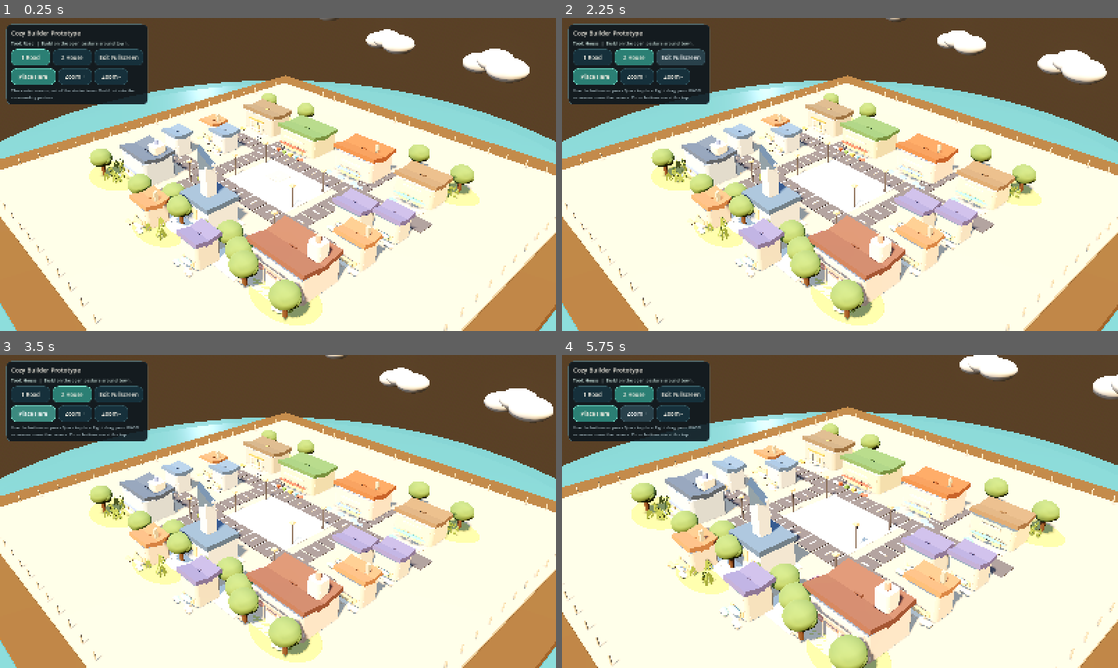
Above: before the commit, frames 1-4 (two rows, left to right).
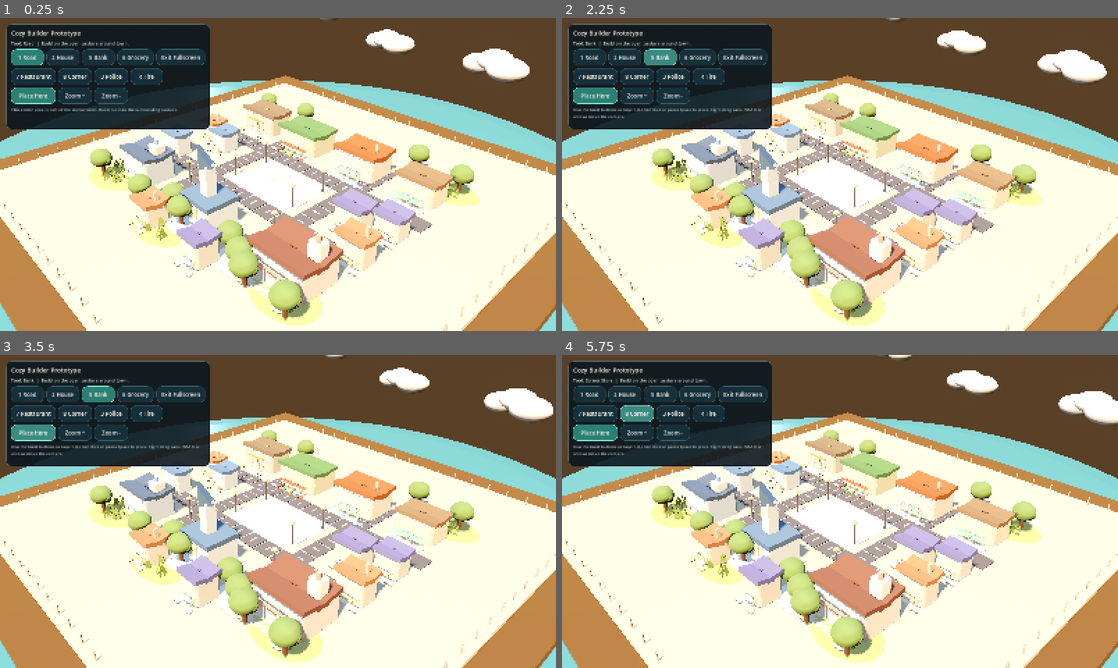
Above: after the commit, the same moments.

Repository: johnswaffles/my-backend-api
Game: Godot game, scene res://scenes/Main.tscn
The game is run twice, just before and just after one commit, with the same random seed, the same clock (stepped at 60 frames per second) and the same inputs.
Inputs (mouse positions are in pixels of both pictures, inside the frame that each line leads up to):
- Up to frame 1 (0.25 s): no input
- Up to frame 2 (2.25 s): click "1 Road" at 0.5 s; click "2 House" at 1.25 s; click (662, 58) at 2 s, where only the run after the commit has a clickable "5 Bank"
- Up to frame 3 (3.5 s): click "Place Here" at 2.75 s
- Up to frame 4 (5.75 s): click (695, 395) at 3.5 s, where only the run after the commit has a clickable "6 Grocery"; click (595, 414) at 4.25 s, where only the run after the commit has a clickable "7 Restaurant"; click (639, 414) at 5 s, where only the run after the commit has a clickable "8 Corner"

The runs differ from the first frame. In frame 1, 7.9% of the frame differs, in the area x 1-38%, y 1-36%; in frame 2, 8.4%; in frame 3, 8.4%; in frame 4, 42%, in the area x 0-100%, y 0-100%.

Commit message:
Add placeable Godot building tools

Diff:
--- a/cozy-builder-godot/scripts/main.gd
+++ b/cozy-builder-godot/scripts/main.gd
@@ -5,6 +5,32 @@
 const PAN_SPEED := 0.018
 const BUILD_TOOL_ROAD := "road"
 const BUILD_TOOL_HOUSE := "house"
+const BUILD_TOOL_POLICE := "police"
+const BUILD_TOOL_FIRE := "fire"
+const BUILD_TOOL_BANK := "bank"
+const BUILD_TOOL_GROCERY := "grocery"
+const BUILD_TOOL_RESTAURANT := "restaurant"
+const BUILD_TOOL_CORNER_STORE := "corner_store"
+const BUILD_TOOL_SEQUENCE := [
+	BUILD_TOOL_ROAD,
+	BUILD_TOOL_HOUSE,
+	BUILD_TOOL_POLICE,
+	BUILD_TOOL_FIRE,
+	BUILD_TOOL_BANK,
+	BUILD_TOOL_GROCERY,
+	BUILD_TOOL_RESTAURANT,
+	BUILD_TOOL_CORNER_STORE,
+]
+const BUILD_TOOL_LABELS := {
+	BUILD_TOOL_ROAD: "Road",
+	BUILD_TOOL_HOUSE: "House",
+	BUILD_TOOL_POLICE: "Police",
+	BUILD_TOOL_FIRE: "Fire",
+	BUILD_TOOL_BANK: "Bank",
+	BUILD_TOOL_GROCERY: "Grocery",
+	BUILD_TOOL_RESTAURANT: "Restaurant",
+	BUILD_TOOL_CORNER_STORE: "Corner Store",
+}
 
 @onready var grid_root: Node3D = $GridRoot
 @onready var building_root: Node3D = $BuildingRoot
@@ -50,14 +76,12 @@
 var _grass_clumps: Array[Node3D] = []
 var _hover_indicator: MeshInstance3D
 var _ghost_root: Node3D
-var _ghost_road: Node3D
-var _ghost_house: Node3D
+var _ghost_nodes: Dictionary = {}
 var _hud_layer: CanvasLayer
 var _hud_panel: Control
 var _tool_status_label: Label
 var _hint_label: Label
-var _road_button: Button
-var _house_button: Button
+var _tool_buttons: Dictionary = {}
 var _fullscreen_button: Button
 var _place_button: Button
 var _zoom_in_button: Button
@@ -93,6 +117,18 @@
 				_set_build_tool(BUILD_TOOL_ROAD)
 			KEY_2:
 				_set_build_tool(BUILD_TOOL_HOUSE)
+			KEY_3:
+				_set_build_tool(BUILD_TOOL_POLICE)
+			KEY_4:
+				_set_build_tool(BUILD_TOOL_FIRE)
+			KEY_5:
+				_set_build_tool(BUILD_TOOL_BANK)
+			KEY_6:
+				_set_build_tool(BUILD_TOOL_GROCERY)
+			KEY_7:
+				_set_build_tool(BUILD_TOOL_RESTAURANT)
+			KEY_8:
+				_set_build_tool(BUILD_TOOL_CORNER_STORE)
 			KEY_SPACE, KEY_ENTER:
 				_try_place_hovered_tile()
 			KEY_F:
@@ -167,11 +203,10 @@
 	_ghost_root.visible = false
 	add_child(_ghost_root)
 
-	_ghost_road = _spawn_road_tile(Vector3.ZERO, true)
-	_ghost_root.add_child(_ghost_road)
-
-	_ghost_house = _spawn_house_tile(Vector3.ZERO, true)
-	_ghost_root.add_child(_ghost_house)
+	for tool in BUILD_TOOL_SEQUENCE:
+		var ghost := _spawn_tool_preview(tool)
+		_ghost_nodes[tool] = ghost
+		_ghost_root.add_child(ghost)
 
 
 func _build_hud() -> void:
@@ -182,8 +217,8 @@
 	margin.set_anchors_preset(Control.PRESET_TOP_LEFT)
 	margin.offset_left = 18
 	margin.offset_top = 18
-	margin.offset_right = 420
-	margin.offset_bottom = 220
+	margin.offset_right = 560
+	margin.offset_bottom = 320
 	_hud_layer.add_child(margin)
 
 	var panel := PanelContainer.new()
@@ -206,27 +241,29 @@
 	_tool_status_label.add_theme_font_size_override("font_size", 13)
 	stack.add_child(_tool_status_label)
 
-	var button_row := HBoxContainer.new()
-	button_row.add_theme_constant_override("separation", 8)
-	stack.add_child(button_row)
-
-	_road_button = Button.new()
-	_road_button.text = "1 Road"
-	_road_button.custom_minimum_size = Vector2(112, 0)
-	_road_button.pressed.connect(_set_build_tool.bind(BUILD_TOOL_ROAD))
-	button_row.add_child(_road_button)
-
-	_house_button = Button.new()
-	_house_button.text = "2 House"
-	_house_button.custom_minimum_size = Vector2(112, 0)
-	_house_button.pressed.connect(_set_build_tool.bind(BUILD_TOOL_HOUSE))
-	button_row.add_child(_house_button)
+	var civic_row := HBoxContainer.new()
+	civic_row.add_theme_constant_override("separation", 8)
+	stack.add_child(civic_row)
+
+	_add_tool_button(civic_row, BUILD_TOOL_ROAD, "1 Road", 94)
+	_add_tool_button(civic_row, BUILD_TOOL_HOUSE, "2 House", 94)
+	_add_tool_button(civic_row, BUILD_TOOL_BANK, "5 Bank", 94)
+	_add_tool_button(civic_row, BUILD_TOOL_GROCERY, "6 Grocery", 104)
 
 	_fullscreen_button = Button.new()
 	_fullscreen_button.text = "Exit Fullscreen"
 	_fullscreen_button.custom_minimum_size = Vector2(140, 0)
 	_fullscreen_button.pressed.connect(_exit_fullscreen)
-	button_row.add_child(_fullscreen_button)
+	civic_row.add_child(_fullscreen_button)
+
+	var service_row := HBoxContainer.new()
+	service_row.add_theme_constant_override("separation", 8)
+	stack.add_child(service_row)
+
+	_add_tool_button(service_row, BUILD_TOOL_RESTAURANT, "7 Restaurant", 116)
+	_add_tool_button(service_row, BUILD_TOOL_CORNER_STORE, "8 Corner", 96)
+	_add_tool_button(service_row, BUILD_TOOL_POLICE, "3 Police", 96)
+	_add_tool_button(service_row, BUILD_TOOL_FIRE, "4 Fire", 92)
 
 	var action_row := HBoxContainer.new()
 	action_row.add_theme_constant_override("separation", 8)
@@ -252,21 +289,19 @@
 
 	_hint_label = Label.new()
 	_hint_label.autowrap_mode = TextServer.AUTOWRAP_WORD_SMART
-	_hint_label.custom_minimum_size = Vector2(300, 0)
+	_hint_label.custom_minimum_size = Vector2(460, 0)
 	_hint_label.add_theme_color_override("font_color", Color("a9bec5"))
 	_hint_label.add_theme_font_size_override("font_size", 12)
-	_hint_label.text = "Use the buttons or press Space to place. Right drag pans. WASD or arrows move the camera. Zoom buttons are at the top."
+	_hint_label.text = "Use the build buttons or keys 1-8, then click or press Space to place. Right drag pans. WASD or arrows move the camera."
 	stack.add_child(_hint_label)
 
 
 func _refresh_tool_ui() -> void:
 	if _tool_status_label:
-		var tool_name := "Road" if _build_tool == BUILD_TOOL_ROAD else "House"
+		var tool_name := _tool_name(_build_tool)
 		_tool_status_label.text = "Tool: %s  |  Build on the open pasture around town." % [tool_name]
-	if _road_button:
-		_style_tool_button(_road_button, _build_tool == BUILD_TOOL_ROAD)
-	if _house_button:
-		_style_tool_button(_house_button, _build_tool == BUILD_TOOL_HOUSE)
+	for tool in _tool_buttons.keys():
+		_style_tool_button(_tool_buttons[tool], _build_tool == tool)
 	if _fullscreen_button:
 		_style_tool_button(_fullscreen_button, false)
 	if _place_button:
@@ -276,8 +311,8 @@
 	if _zoom_out_button:
 		_style_tool_button(_zoom_out_button, false)
 	if _ghost_root:
-		_ghost_road.visible = _build_tool == BUILD_TOOL_ROAD
-		_ghost_house.visible = _build_tool == BUILD_TOOL_HOUSE
+		for tool in _ghost_nodes.keys():
+			_ghost_nodes[tool].visible = _build_tool == tool
 
 
 func _style_tool_button(button: Button, selected: bool) -> void:
@@ -321,12 +356,12 @@
 	_hover_indicator.material_override = _hover_material_valid if valid else _hover_material_invalid
 	_ghost_root.visible = true
 	_ghost_root.position = world
-	_ghost_road.visible = _build_tool == BUILD_TOOL_ROAD
-	_ghost_house.visible = _build_tool == BUILD_TOOL_HOUSE
+	for tool in _ghost_nodes.keys():
+		_ghost_nodes[tool].visible = _build_tool == tool
 
 	if _hint_label:
 		if valid:
-			_hint_label.text = "Cell %d, %d is open. Left click to place a %s." % [cell.x + 1, cell.y + 1, _build_tool]
+			_hint_label.text = "Cell %d, %d is open. Left click to place a %s." % [cell.x + 1, cell.y + 1, _tool_name(_build_tool).to_lower()]
 		elif is_reserved:
 			_hint_label.text = "This center area is part of the starter town. Build out into the surrounding pasture."
 		else:
@@ -340,7 +375,7 @@
 	if _ghost_root:
 		_ghost_root.visible = false
 	if _hint_label:
-		_hint_label.text = "Use the buttons or press Space to place. Right drag pans. WASD or arrows move the camera. Zoom buttons are at the top."
+		_hint_label.text = "Use the build buttons or keys 1-8, then click or press Space to place. Right drag pans. WASD or arrows move the camera."
 
 
 func _pick_grid_cell(mouse_position: Vector2) -> Dictionary:
@@ -384,12 +419,89 @@
 		placed = _spawn_road_tile(world, false)
 		grid_root.add_child(placed)
 	else:
-		placed = _spawn_house_tile(world, false)
-		building_root.add_child(placed)
+		placed = _spawn_building_for_tool(_build_tool, world)
 
 	_occupied_cells[key] = _build_tool
 	_placed_nodes[key] = placed
 	_update_hover_from_mouse()
+
+
+func _tool_name(tool: String) -> String:
+	return BUILD_TOOL_LABELS.get(tool, "Building")
+
+
+func _add_tool_button(container: HBoxContainer, tool: String, label: String, width: float) -> void:
+	var button := Button.new()
+	button.text = label
+	button.custom_minimum_size = Vector2(width, 0)
+	button.pressed.connect(_set_build_tool.bind(tool))
+	container.add_child(button)
+	_tool_buttons[tool] = button
+
+
+func _spawn_tool_preview(tool: String) -> Node3D:
+	if tool == BUILD_TOOL_ROAD:
+		return _spawn_road_tile(Vector3.ZERO, true)
+	if tool == BUILD_TOOL_HOUSE:
+		return _spawn_house_tile(Vector3.ZERO, true)
+
+	return _spawn_generic_building_preview(tool)
+
+
+func _spawn_generic_building_preview(tool: String) -> Node3D:
+	var root := Node3D.new()
+	var pad_material := _ghost_base_material
+	var wall_material := _ghost_base_material
+	var accent_material := _ghost_accent_material
+	var body_size := Vector3(0.82, 0.8, 0.74)
+	var roof_size := Vector3(0.9, 0.18, 0.84)
+
+	match tool:
+		BUILD_TOOL_POLICE:
+			body_size = Vector3(0.88, 0.88, 0.78)
+			roof_size = Vector3(0.94, 0.18, 0.86)
+		BUILD_TOOL_FIRE:
+			body_size = Vector3(0.92, 0.9, 0.82)
+			roof_size = Vector3(0.98, 0.18, 0.9)
+		BUILD_TOOL_BANK:
+			body_size = Vector3(0.84, 0.8, 0.72)
+			roof_size = Vector3(0.92, 0.18, 0.82)
+		BUILD_TOOL_GROCERY:
+			body_size = Vector3(0.96, 0.74, 0.82)
+			roof_size = Vector3(1.0, 0.14, 0.88)
+		BUILD_TOOL_RESTAURANT:
+			body_size = Vector3(0.9, 0.76, 0.78)
+			roof_size = Vector3(0.98, 0.18, 0.9)
+		BUILD_TOOL_CORNER_STORE:
+			body_size = Vector3(0.82, 0.74, 0.7)
+			roof_size = Vector3(0.9, 0.16, 0.8)
+
+	_add_box(Vector3(0.0, 0.02, 0.0), Vector3(0.98, 0.04, 0.98), pad_material, root)
+	_add_soft_block(Vector3(0.0, body_size.y * 0.5 + 0.05, 0.0), body_size, wall_material, root, 0.14)
+	_add_gabled_roof(Vector3(0.0, body_size.y + 0.16, 0.0), roof_size, accent_material, root, 9.0)
+	_add_round_canopy(Vector3(0.0, 0.34, body_size.z * 0.56), Vector3(body_size.x * 0.74, 0.12, 0.18), accent_material, root)
+	return root
+
+
+func _spawn_building_for_tool(tool: String, world_position: Vector3) -> Node3D:
+	var variant := randi() % 10
+	match tool:
+		BUILD_TOOL_HOUSE:
+			return _add_village_house_variant(world_position, variant)
+		BUILD_TOOL_POLICE:
+			return _add_police_station_variant(world_position, variant)
+		BUILD_TOOL_FIRE:
+			return _add_fire_station_variant(world_position, variant)
+		BUILD_TOOL_BANK:
+			return _add_bank_variant(world_position, variant)
+		BUILD_TOOL_GROCERY:
+			return _add_grocery_variant(world_position, variant)
+		BUILD_TOOL_RESTAURANT:
+			return _add_restaurant_variant(world_position, variant)
+		BUILD_TOOL_CORNER_STORE:
+			return _add_corner_store_variant(world_position, variant)
+		_:
+			return _spawn_house_tile(world_position, false)
 
 
 func _adjust_zoom(delta_amount: float) -> void:
@@ -676,7 +788,7 @@
 	}
 
 
-func _add_village_house_variant(position_3d: Vector3, variant: int) -> void:
+func _add_village_house_variant(position_3d: Vector3, variant: int) -> Node3D:
 	var palette := _cozy_palette("house", variant)
 	var width := 1.08 + float(variant % 3) * 0.12
 	var depth := 0.98 + float(int(variant / 3) % 2) * 0.12
@@ -698,9 +810,10 @@
 	_add_round_canopy(Vector3(0.0, 0.32, depth * 0.62), Vector3(width * 0.62, 0.18, 0.28), _make_material_from_color(palette.accent, 0.5), root)
 	_add_shrub_cluster(Vector3(-width * 0.36, 0.0, depth * 0.78), palette.accent, root, 2)
 	_add_shrub_cluster(Vector3(width * 0.36, 0.0, depth * 0.78), palette.trim, root, 2)
-
-
-func _add_police_station_variant(position_3d: Vector3, variant: int) -> void:
+	return root
+
+
+func _add_police_station_variant(position_3d: Vector3, variant: int) -> Node3D:
 	var palette := _cozy_palette("police", variant)
 	var width := 2.25 + float(variant % 3) * 0.14
 	var depth := 1.68 + float(variant % 2) * 0.16
@@ -721,9 +834,10 @@
 	_add_local_cylinder(Vector3(width * 0.24, 1.9, -depth * 0.16), 0.11, 0.11, 0.22, _make_material_from_color(palette.accent, 0.42), root)
 	_add_shrub_cluster(Vector3(-width * 0.38, 0.0, depth * 0.82), palette.accent, root, 2)
 	_add_shrub_cluster(Vector3(width * 0.38, 0.0, depth * 0.82), palette.trim, root, 2)
-
-
-func _add_fire_station_variant(position_3d: Vector3, variant: int) -> void:
+	return root
+
+
+func _add_fire_station_variant(position_3d: Vector3, variant: int) -> Node3D:
 	var palette := _cozy_palette("fire", variant)
 	var width := 2.55 + float(variant % 2) * 0.22
 	var depth := 1.88 + float(int(variant / 3) % 2) * 0.14
@@ -743,9 +857,10 @@
 	_add_local_cylinder(Vector3(width * 0.34, 2.03, -depth * 0.12), 0.1, 0.1, 0.28, _make_material_from_color(palette.accent, 0.46), root)
 	_add_shrub_cluster(Vector3(-width * 0.34, 0.0, depth * 0.84), palette.accent, root, 2)
 	_add_shrub_cluster(Vector3(width * 0.34, 0.0, depth * 0.84), palette.trim, root, 2)
-
-
-func _add_bank_variant(position_3d: Vector3, variant: int) -> void:
+	return root
+
+
+func _add_bank_variant(position_3d: Vector3, variant: int) -> Node3D:
 	var palette := _cozy_palette("bank", variant)
 	var width := 2.18 + float(variant % 3) * 0.14
 	var depth := 1.52 + float(variant % 2) * 0.1
@@ -765,9 +880,10 @@
 	_add_local_sphere(Vector3(0.0, 1.18, 0.0), 0.18, 0.22, _make_material_from_color(palette.accent, 0.36), root)
 	_add_shrub_cluster(Vector3(-width * 0.32, 0.0, depth * 0.84), palette.accent, root, 2)
 	_add_shrub_cluster(Vector3(width * 0.32, 0.0, depth * 0.84), palette.trim, root, 2)
-
-
-func _add_grocery_variant(position_3d: Vector3, variant: int) -> void:
+	return root
+
+
+func _add_grocery_variant(position_3d: Vector3, variant: int) -> Node3D:
 	var palette := _cozy_palette("grocery", variant)
 	var width := 2.5 + float(variant % 3) * 0.12
 	var depth := 1.72 + float(int(variant / 3) % 2) * 0.12
@@ -791,9 +907,10 @@
 		_add_box(produce_data.pos, Vector3(0.18, 0.14, 0.18), _make_material_from_color(produce_data.color, 0.82), root)
 	_add_shrub_cluster(Vector3(-width * 0.36, 0.0, depth * 0.86), palette.trim, root, 2)
 	_add_shrub_cluster(Vector3(width * 0.36, 0.0, depth * 0.86), palette.accent, root, 2)
-
-
-func _add_restaurant_variant(position_3d: Vector3, variant: int) -> void:
+	return root
+
+
+func _add_restaurant_variant(position_3d: Vector3, variant: int) -> Node3D:
 	var palette := _cozy_palette("restaurant", variant)
 	var width := 2.2 + float(variant % 3) * 0.14
 	var depth := 1.6 + float(variant % 2) * 0.16
@@ -815,9 +932,10 @@
 	_add_box(Vector3(width * 0.28, height + 0.42, -depth * 0.08), Vector3(0.12, 0.4, 0.12), _stone_material, root)
 	_add_shrub_cluster(Vector3(-width * 0.42, 0.0, depth * 0.88), palette.trim, root, 2)
 	_add_shrub_cluster(Vector3(width * 0.42, 0.0, depth * 0.88), palette.accent, root, 2)
-
-
-func _add_corner_store_variant(position_3d: Vector3, variant: int) -> void:
+	return root
+
+
+func _add_corner_store_variant(position_3d: Vector3, variant: int) -> Node3D:
 	var palette := _cozy_palette("corner_store", variant)
 	var width := 1.88 + float(variant % 3) * 0.12
 	var depth := 1.45 + float(int(variant / 3) % 2) * 0.12
@@ -837,6 +955,7 @@
 		_add_soft_block(Vector3(width * 0.34, 0.56, -depth * 0.1), Vector3(0.46, 0.68, 0.52), _make_material_from_color(palette.trim, 0.84), root, 0.1)
 	_add_shrub_cluster(Vector3(-width * 0.3, 0.0, depth * 0.86), palette.accent, root, 2)
 	_add_shrub_cluster(Vector3(width * 0.3, 0.0, depth * 0.86), palette.trim, root, 2)
+	return root
 
 
 func _add_town_path(center: Vector3, size: Vector2, parent: Node = null) -> void:
Not shown, changed: public/godot-playtest/index.html
Not shown, changed: public/godot-playtest/index.pck
